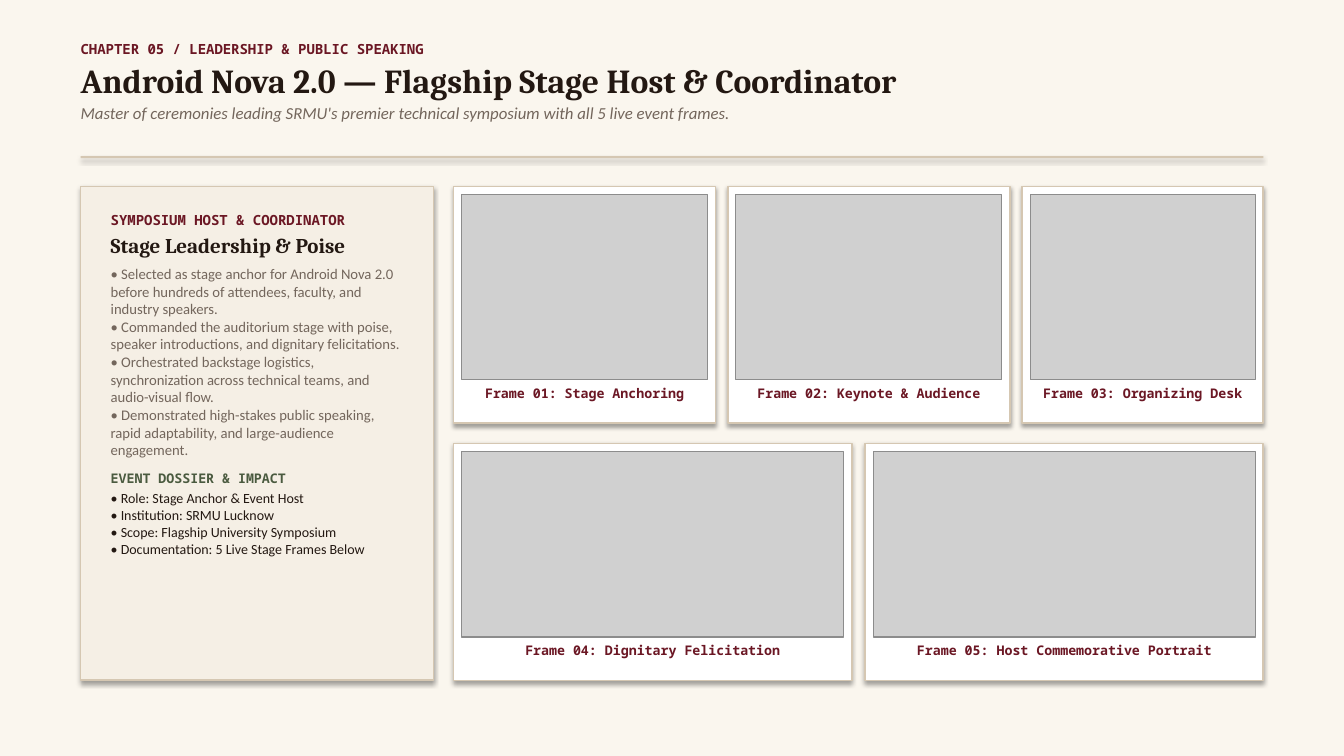
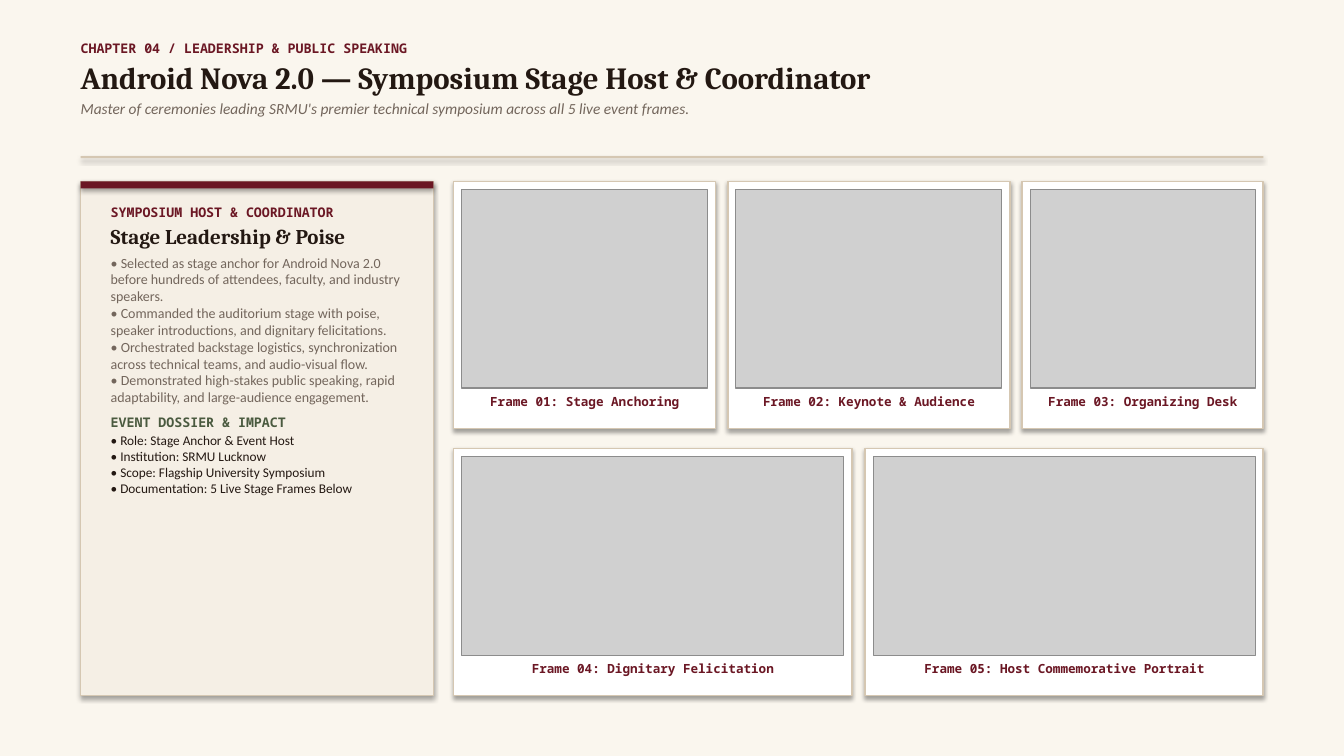
Before and after one commit to Aashi230/portfolio, a slide deck: slide 5 of Aashi_Srivastava_Portfolio_Presentation.pptx (slide 9 before the commit). Drawn at 1344x756 pixels with LibreOffice and Linux fonts; fonts in the diff are those of the drawing; grey boxes stand for pictures. Boxes give left, top, right and bottom in pixels: in the first picture for what was removed or moved away, otherwise in the second. Text is boxed around its words. In the diff, an @@ line names an element or a change of style, - is before the commit and + after.

Commit message:
Consolidate presentation into 7 high-impact, beautifully styled slides

```diff
--- a/Aashi_Srivastava_Portfolio_Presentation.pptx
+++ b/Aashi_Srivastava_Portfolio_Presentation.pptx
@@ text at (x1=81, y1=43, x2=871, y2=117): text changed; size 12 to 11 pt @@
-CHAPTER 05 / LEADERSHIP & PUBLIC SPEAKING
-Android Nova 2.0 — Flagship Stage Host & Coordinator
-Master of ceremonies leading SRMU's premier technical symposium with all 5 live event frames.
+CHAPTER 04 / LEADERSHIP & PUBLIC SPEAKING
+Android Nova 2.0 — Symposium Stage Host & Coordinator
+Master of ceremonies leading SRMU's premier technical symposium across all 5 live event frames.
@@ rectangle resized from (x1=81, y1=187, x2=434, y2=681) to (x1=81, y1=181, x2=434, y2=696) @@
@@ rectangle added at (x1=81, y1=181, x2=434, y2=189), fill #6B1724 @@
@@ text "SYMPOSIUM HOST & COORDINATOR" moved from (x1=111, y1=215, x2=399, y2=557) to (x1=111, y1=207, x2=400, y2=496) @@
@@ text "SYMPOSIUM HOST & COORDINATOR" at (x1=111, y1=207, x2=400, y2=496): size 10 to 9.5 pt in "SYMPOSIUM HOST & COORDINATOR", "• Role: Stage Anchor & Event Host ..."; size 10.5 to 10 pt in "• Selected as stage anchor for Android ..."; less space between paragraphs @@
@@ rectangle resized from (x1=454, y1=187, x2=716, y2=423) to (x1=454, y1=181, x2=716, y2=429) @@
@@ picture resized from (x1=462, y1=195, x2=708, y2=380) to (x1=462, y1=190, x2=708, y2=388) @@
@@ rectangle resized from (x1=728, y1=187, x2=1010, y2=423) to (x1=728, y1=181, x2=1010, y2=429) @@
@@ picture resized from (x1=736, y1=195, x2=1002, y2=380) to (x1=736, y1=190, x2=1002, y2=388) @@
@@ rectangle resized from (x1=1022, y1=187, x2=1263, y2=423) to (x1=1022, y1=181, x2=1263, y2=429) @@
@@ picture resized from (x1=1030, y1=195, x2=1255, y2=380) to (x1=1030, y1=190, x2=1255, y2=388) @@
@@ 3 texts moved together from (x1=485, y1=387, x2=1242, y2=402) to (x1=490, y1=396, x2=1237, y2=409) @@
@@ rectangle resized from (x1=454, y1=444, x2=852, y2=681) to (x1=454, y1=449, x2=852, y2=696) @@
@@ rectangle resized from (x1=865, y1=444, x2=1263, y2=681) to (x1=865, y1=449, x2=1263, y2=696) @@
@@ picture resized from (x1=462, y1=452, x2=844, y2=637) to (x1=462, y1=457, x2=844, y2=655) @@
@@ picture resized from (x1=873, y1=452, x2=1255, y2=637) to (x1=873, y1=457, x2=1255, y2=655) @@
@@ text "Frame 04: Dignitary Felicitation" moved from (x1=525, y1=644, x2=781, y2=659) to (x1=532, y1=663, x2=774, y2=676) @@
@@ size 9.5 to 9 pt in 5 elements at (x1=763, y1=396, x2=975, y2=409), (x1=490, y1=396, x2=679, y2=409), (x1=1048, y1=396, x2=1237, y2=409), (x1=532, y1=663, x2=774, y2=676), (x1=924, y1=663, x2=1205, y2=673) @@
@@ text "Frame 05: Host Commemorative Portrait" moved from (x1=917, y1=644, x2=1212, y2=655) to (x1=924, y1=663, x2=1205, y2=673) @@
```
Also in this commit, not shown: 1 other slide changed, 5 slides added, 11 slides removed, 1 other file.
